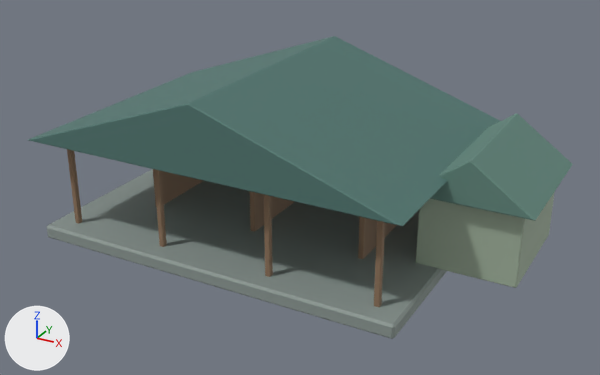
Renders of the glTF model assets/original/lumenreach_architecture/LumenOpenStable.glb from each side of a commit.
One viewpoint serves both versions: a 50 mm camera at (33.7, -56.5, 32.7) aimed at (3.3, -1.2, 5.0). Arrows for +X, +Y and +Z are at lower left; the lights stay in place. The older version comes first. Vertices at exactly the same position are counted once.

Objects in the first picture: 'LumenOpenStable'.
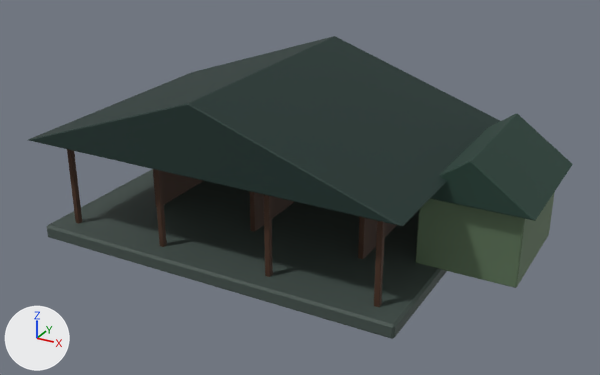
Pixel boxes (x1, y1, x2, y2) of what changed, in the pictures (600 x 375 px):
'LumenOpenStable', recoloured, surface changed (darker)
    both: (28, 36, 573, 339)
part 1 of me_cube_197, recoloured (darker)
    both: (47, 169, 447, 339)
part 2 of me_cube_197, recoloured (dark cyan to black)
    both: (28, 36, 500, 226)
part 3 of me_cube_197, recoloured
    both: (67, 149, 397, 307)
part 4 of me_cube_197, recoloured (grey to green)
    both: (416, 192, 555, 288)
part 5 of me_cube_197, recoloured (darker)
    both: (430, 114, 573, 221)
part 6 of me_cube_197, surface changed (darker)
    both: (28, 36, 573, 339)

The edits, one by one:
Picture 'lumen_palette' (img_lumen_palette) is new.
Material 'EL_LumenreachPalette' (mat_el_lumenreachpalette) is new.
Its texture is img_lumen_palette.
Its roughness is 0.72.
me_cube_197 has 300 vertices, 548 faces and spans x -16.4..22.9, y -11.5..11.5, z -0.6..14.1.
me_cube_197 is used by ob_lumenopenstable; location (0.0, 0.0, 0.6).
me_cube_197 no longer uses material mat_el_plaster_warm (beige #b5a68b).
me_cube_197 no longer uses material mat_el_wood_light (beige #b59776).
me_cube_197 part 1: all 44 faces that had it switch from mat_el_stone (grey #8b9793) to mat_el_lumenreachpalette (picture img_lumen_palette).
me_cube_197 part 2: all 32 faces that had it switch from mat_el_roof (dark cyan #50766f) to mat_el_lumenreachpalette (picture img_lumen_palette).
me_cube_197 part 3: all 308 faces that had it switch from mat_el_wood (brown #8e7359) to mat_el_lumenreachpalette (picture img_lumen_palette).
me_cube_197 part 4: all 44 faces that had it switch from mat_el_plaster (grey #a2b39e) to mat_el_lumenreachpalette (picture img_lumen_palette).
me_cube_197 part 5: all 32 faces that had it switch from mat_el_roof_alt (green #61867c) to mat_el_lumenreachpalette (picture img_lumen_palette).
me_cube_197 part 6: texture (UV) coordinates of 548 of 548 faces, centred in x -16.4..22.9, y -11.5..11.5, z -0.6..14.1, changed; they spanned u 0.0..0.87, v 0.0..1.0 and now span u 0.12..0.88, v 0.62..0.88.
